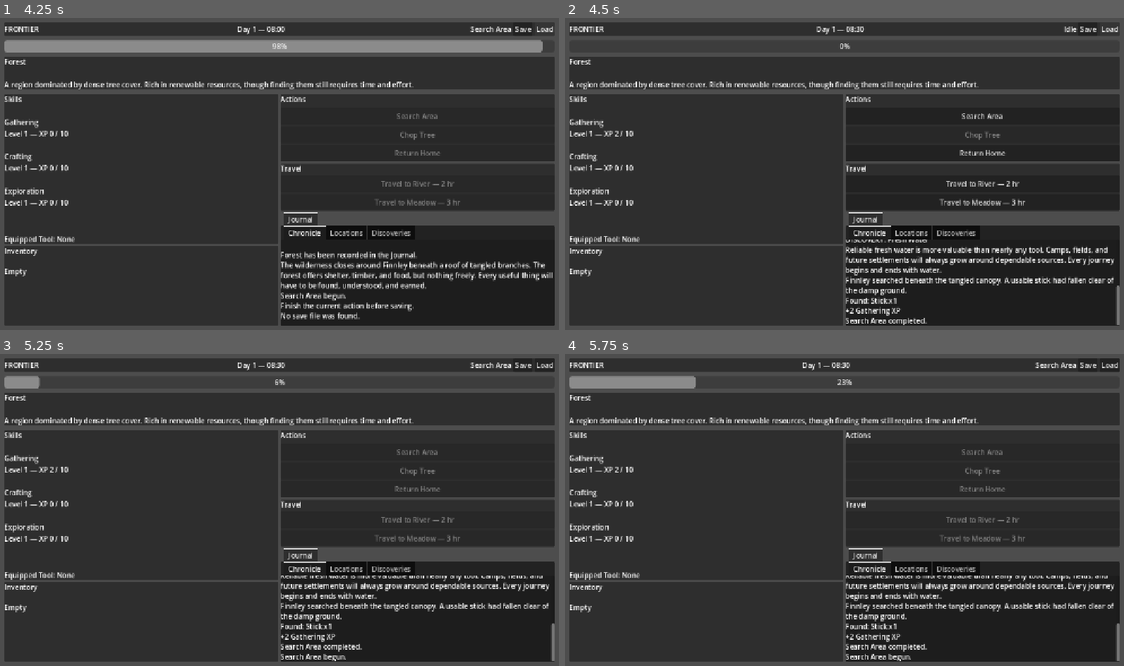
Above: before the commit, frames 1-4 (two rows, left to right).
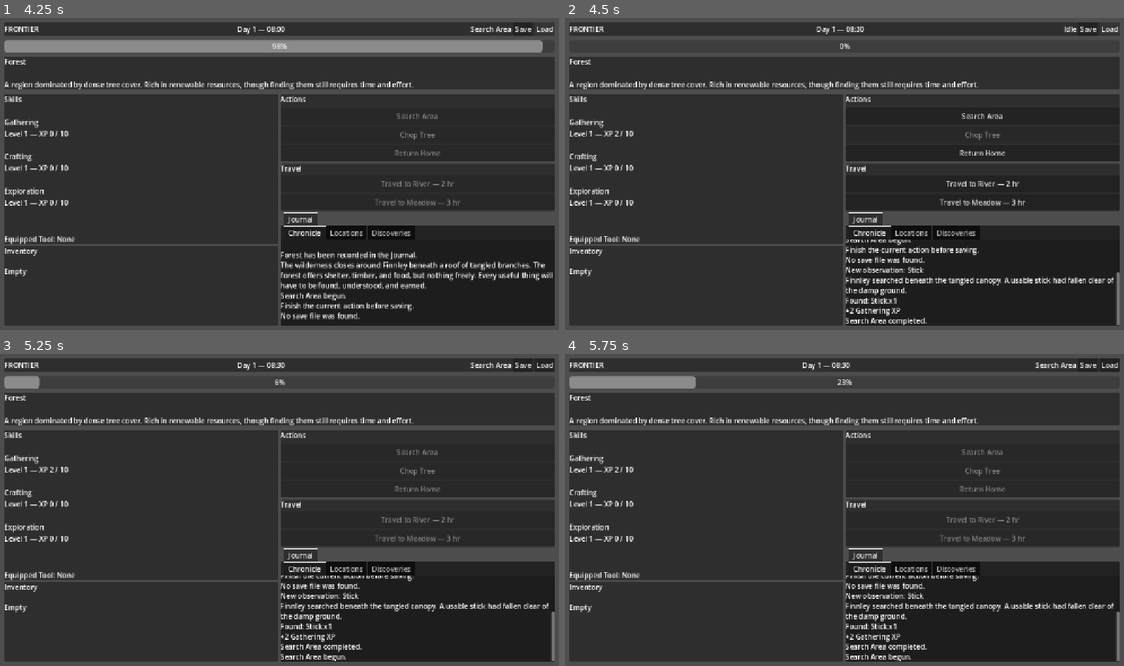
Above: after the commit, the same moments.

Repository: thegrundle-git/frontierthegame
Game: Godot game, scene res://scenes/ui/MainMenu.tscn
The game is run twice, just before and just after one commit, with the same random seed, the same clock (stepped at 60 frames per second) and the same inputs.
Inputs:
- Up to frame 1 (4.25 s): click "New Game" at 0.5 s; click "Search Area" at 1.25 s; click "Save" at 2 s; click "Load" at 2.75 s
- Up to frame 2 (4.5 s): no input
- Up to frame 3 (5.25 s): click "Search Area" at 5 s
- Up to frame 4 (5.75 s): no input

Frame 1 is identical in both runs. In frame 2, 1.5% of the frame differs, in the area x 50-100%, y 71-87%; in frame 3, 1.2%; in frame 4, 1.2%.

Commit message:
v0.5.1-alpha3 - Add location-gated discoveries

Diff:
--- a/resources/discoveries/fresh_water.tres
+++ b/resources/discoveries/fresh_water.tres
@@ -8,4 +8,5 @@
 id = "fresh_water"
 display_name = "Fresh Water"
 description = "Reliable fresh water is more valuable than nearly any tool. Camps, fields, and future settlements will always grow around dependable sources. Every journey begins and ends with water."
+required_location_ids = Array[String](["river"])
 metadata/_custom_type_script = "uid://be18tux0tleml"
--- a/scripts/autoload/DiscoveryManager.gd
+++ b/scripts/autoload/DiscoveryManager.gd
@@ -1,42 +1,68 @@
 extends Node
 
 
-func record_item_observation(item_id: String) -> void:
-	var civilization := GameManager.current_civilization
+func record_item_observation(
+	item_id: String
+) -> void:
+	var civilization: CivilizationData = (
+		GameManager.current_civilization
+	)
 
 	if civilization == null:
 		return
 
-	var is_new_observation := civilization.observe_item(item_id)
+	var is_new_observation: bool = (
+		civilization.observe_item(
+			item_id
+		)
+	)
 
 	if not is_new_observation:
 		return
 
-	if GameManager.game_ui:
-		var item_data := ItemDatabase.get_item(item_id)
+	if GameManager.game_ui == null:
+		return
 
-		if item_data != null:
-			GameManager.game_ui.add_event(
-				"New observation: " + item_data.display_name
-			)
+	var item_data: ItemData = (
+		ItemDatabase.get_item(
+			item_id
+		)
+	)
+
+	if item_data != null:
+		GameManager.game_ui.add_event(
+			"New observation: "
+			+ item_data.display_name
+		)
 
 
 func check_discoveries() -> void:
-	var civilization := GameManager.current_civilization
+	var civilization: CivilizationData = (
+		GameManager.current_civilization
+	)
 
 	if civilization == null:
 		return
 
-	for discovery_variant in DiscoveryDatabase.get_all():
-		var discovery := discovery_variant as DiscoveryData
+	for discovery_variant: Variant in (
+		DiscoveryDatabase.get_all()
+	):
+		var discovery: DiscoveryData = (
+			discovery_variant as DiscoveryData
+		)
 
 		if discovery == null:
 			continue
 
-		if civilization.has_discovery(discovery.id):
+		if civilization.has_discovery(
+			discovery.id
+		):
 			continue
 
-		if civilization.knowledge < discovery.knowledge_required:
+		if (
+			civilization.knowledge
+			< discovery.knowledge_required
+		):
 			continue
 
 		if not civilization.has_observed_all(
@@ -44,32 +70,55 @@
 		):
 			continue
 
-		unlock_discovery(discovery)
+		if not _has_visited_all_locations(
+			civilization,
+			discovery.required_location_ids
+		):
+			continue
+
+		unlock_discovery(
+			discovery
+		)
 
 
-func unlock_discovery(discovery: DiscoveryData) -> void:
-	var civilization := GameManager.current_civilization
+func unlock_discovery(
+	discovery: DiscoveryData
+) -> void:
+	var civilization: CivilizationData = (
+		GameManager.current_civilization
+	)
 
 	if civilization == null:
 		return
 
-	if not civilization.add_discovery(discovery):
+	if discovery == null:
 		return
 
-	print("Discovery unlocked: ", discovery.display_name)
+	if not civilization.add_discovery(
+		discovery
+	):
+		return
+
+	print(
+		"Discovery unlocked: ",
+		discovery.display_name
+	)
 
 	if GameManager.game_ui == null:
 		return
 
 	GameManager.game_ui.add_event("")
+
 	GameManager.game_ui.add_event(
-		"DISCOVERY: " + discovery.display_name
+		"DISCOVERY: "
+		+ discovery.display_name
 	)
+
 	GameManager.game_ui.add_event(
 		discovery.description
 	)
 
-	for recipe in discovery.unlocked_recipes:
+	for recipe: RecipeData in discovery.unlocked_recipes:
 		if recipe == null:
 			continue
 
@@ -81,6 +130,7 @@
 	GameManager.game_ui.rebuild_location_controls()
 	GameManager.game_ui.refresh_all()
 
+
 func record_location_search(
 	location_id: String
 ) -> void:
@@ -91,7 +141,10 @@
 	if civilization == null:
 		return
 
-	if location_id != "forest" and location_id != "meadow":
+	if (
+		location_id != "forest"
+		and location_id != "meadow"
+	):
 		return
 
 	var search_count: int = (
@@ -116,3 +169,16 @@
 	unlock_discovery(
 		discovery
 	)
+
+
+func _has_visited_all_locations(
+	civilization: CivilizationData,
+	location_ids: Array[String]
+) -> bool:
+	for location_id: String in location_ids:
+		if not civilization.has_visited_location(
+			location_id
+		):
+			return false
+
+	return true
--- a/scripts/autoload/GameManager.gd
+++ b/scripts/autoload/GameManager.gd
@@ -283,11 +283,9 @@
 
 	_record_location_visit(
 		current_location
-	)
-
-	_check_location_discoveries(
-		current_location
-	)
+)
+
+	DiscoveryManager.check_discoveries()
 
 	_add_event(
 		current_survivor.data.display_name
@@ -617,59 +615,6 @@
 
 	return true
 
-func _check_location_discoveries(
-	location: LocationData
-) -> void:
-	if location == null:
-		return
-
-	if current_civilization == null:
-		return
-
-	match location.id:
-		"river":
-			_unlock_location_discovery(
-				"fresh_water"
-			)
-
-func _unlock_location_discovery(
-	discovery_id: String
-) -> void:
-	if discovery_id.is_empty():
-		return
-
-	if current_civilization == null:
-		return
-
-	if discovery_id in current_civilization.discovered_ids:
-		return
-
-	var discovery: DiscoveryData = (
-		DiscoveryDatabase.get_discovery(
-			discovery_id
-		)
-	)
-
-	if discovery == null:
-		push_warning(
-			"Unknown location discovery: "
-			+ discovery_id
-		)
-		return
-
-	current_civilization.discovered_ids.append(
-		discovery_id
-	)
-
-	_add_event(
-		"DISCOVERY RECORDED: "
-		+ discovery.display_name
-	)
-
-	if not discovery.description.is_empty():
-		_add_event(
-			discovery.description
-		)
 
 func _queue_or_add_event(
 	message: String
--- a/scripts/resources/DiscoveryData.gd
+++ b/scripts/resources/DiscoveryData.gd
@@ -11,6 +11,7 @@
 @export var knowledge_required: int = 0
 
 @export var required_item_ids: Array[String] = []
+@export var required_location_ids: Array[String] = []
 
 @export var unlocked_recipes: Array[RecipeData] = []
 
Not shown, changed: README.md
Not shown, changed: docs/CHANGELOG.md
Not shown, changed: docs/TESTER_FEEDBACK.md
